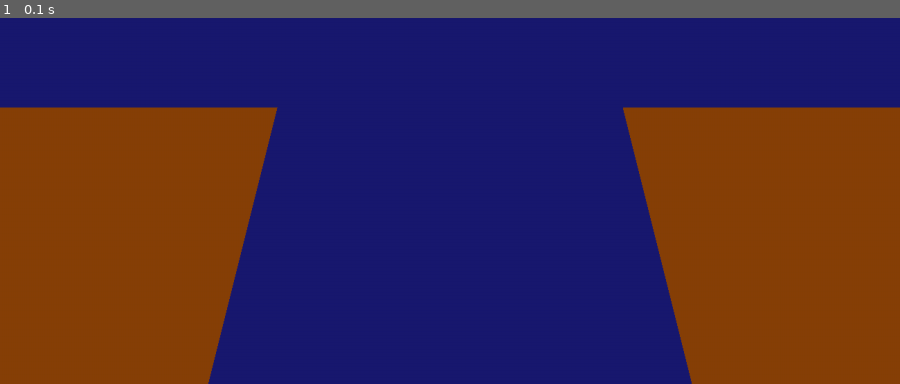
Above: before the commit, frame 1.
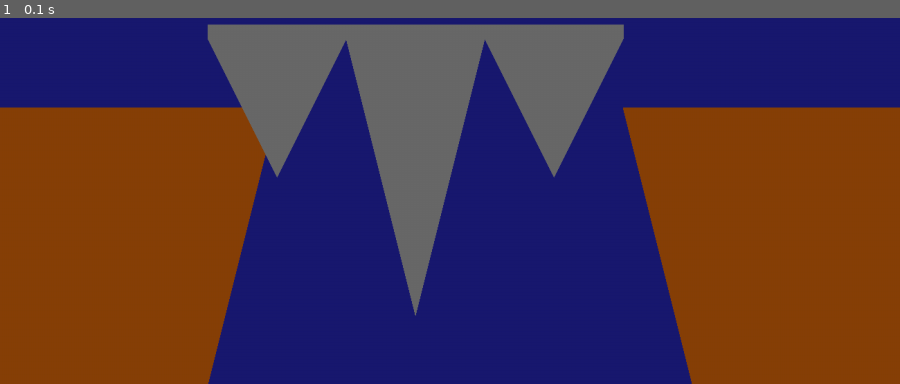
Above: after the commit, the same moment.

Repository: henriquenovais/PythonIsLove
Game: pygame game, started from pygame studies/prettypicture.py
The game is run twice, just before and just after one commit, with the same random seed, the same clock (stepped at 60 frames per second) and the same inputs.
Inputs:
- Up to frame 1 (0.1 s): no input

The runs differ from the first frame. In frame 1, 14% of the frame differs, in the area x 23-70%, y 1-82%.

Commit message:
Draw castle's base

Diff:
--- a/pygame studies/prettypicture.py
+++ b/pygame studies/prettypicture.py
@@ -11,6 +11,7 @@
 BLUE     = (   0,   0, 255)
 MUDBROWN = ( 135,  64,   8)
 MIDNIGHTBLUE = ( 25, 25, 112)
+DIMGREY = ( 105, 105, 105)
 PI = 3.141592653
 
 #Openning window and setting window size:
@@ -51,12 +52,19 @@
     #DRAWING BACKGROUND
     #Big blue rectangle in order to create the sky
     pygame.draw.rect(screen,MIDNIGHTBLUE,[0,0,1300,1300])
-    #DRAWING CASTLE CLIFFS
+    #DRAWING SOIL CLIFFS
     #Drawing brown rectangles alongside triangles in order to create two cliffs
     pygame.draw.rect(screen,MUDBROWN,[0,400,300,400]) #The rectangle is completely filled with color, that's why there's no last argument
     pygame.draw.rect(screen,MUDBROWN,[1000,400,300,400])
     pygame.draw.polygon(screen,MUDBROWN,[[300,400],[300,800],[400,400]])
     pygame.draw.polygon(screen,MUDBROWN,[[1000,400],[1000,800],[900,400]])
+    #DRAW CASTLE
+    #Three triangles and one rectangle to create the castle base
+    pygame.draw.polygon(screen,DIMGREY,[[300,300],[500,300],[400,500]]) #Small triangle one
+    pygame.draw.polygon(screen,DIMGREY,[[500,300],[700,300],[600,700]]) #Big triangle
+    pygame.draw.polygon(screen,DIMGREY,[[700,300],[900,300],[800,500]]) #Small triangle two
+    pygame.draw.rect(screen,DIMGREY,[300,280,601,20]) #Rectangle for the castle base
+    #Three rectangle for the castle's towers
 
 
 
